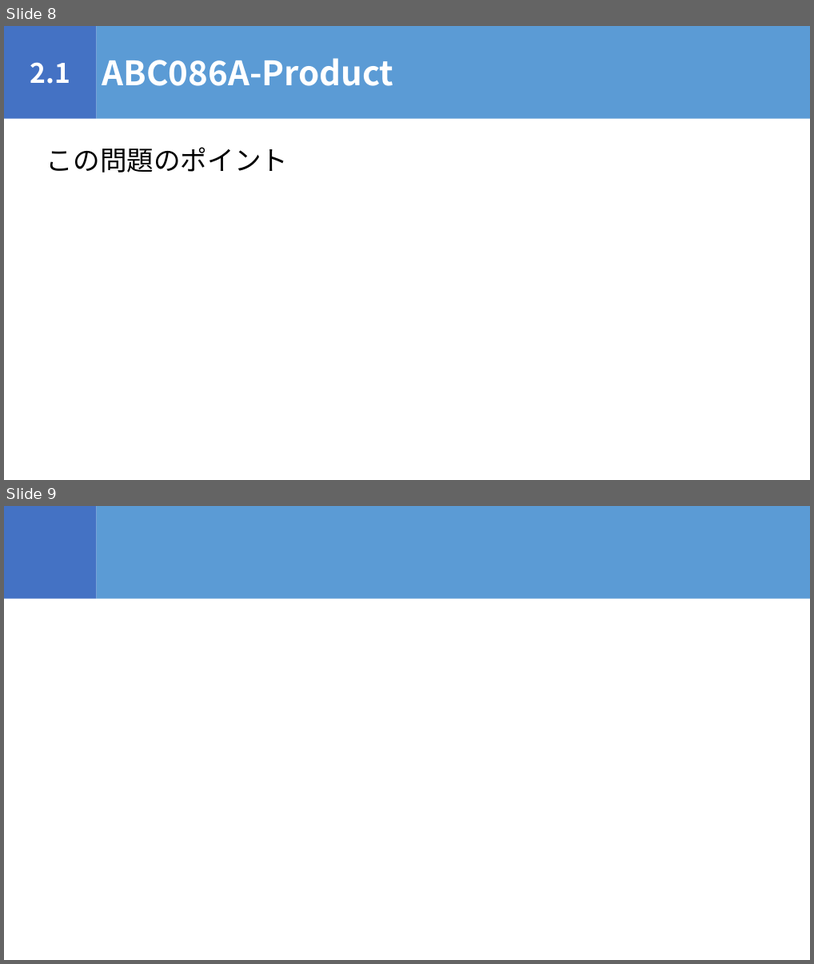
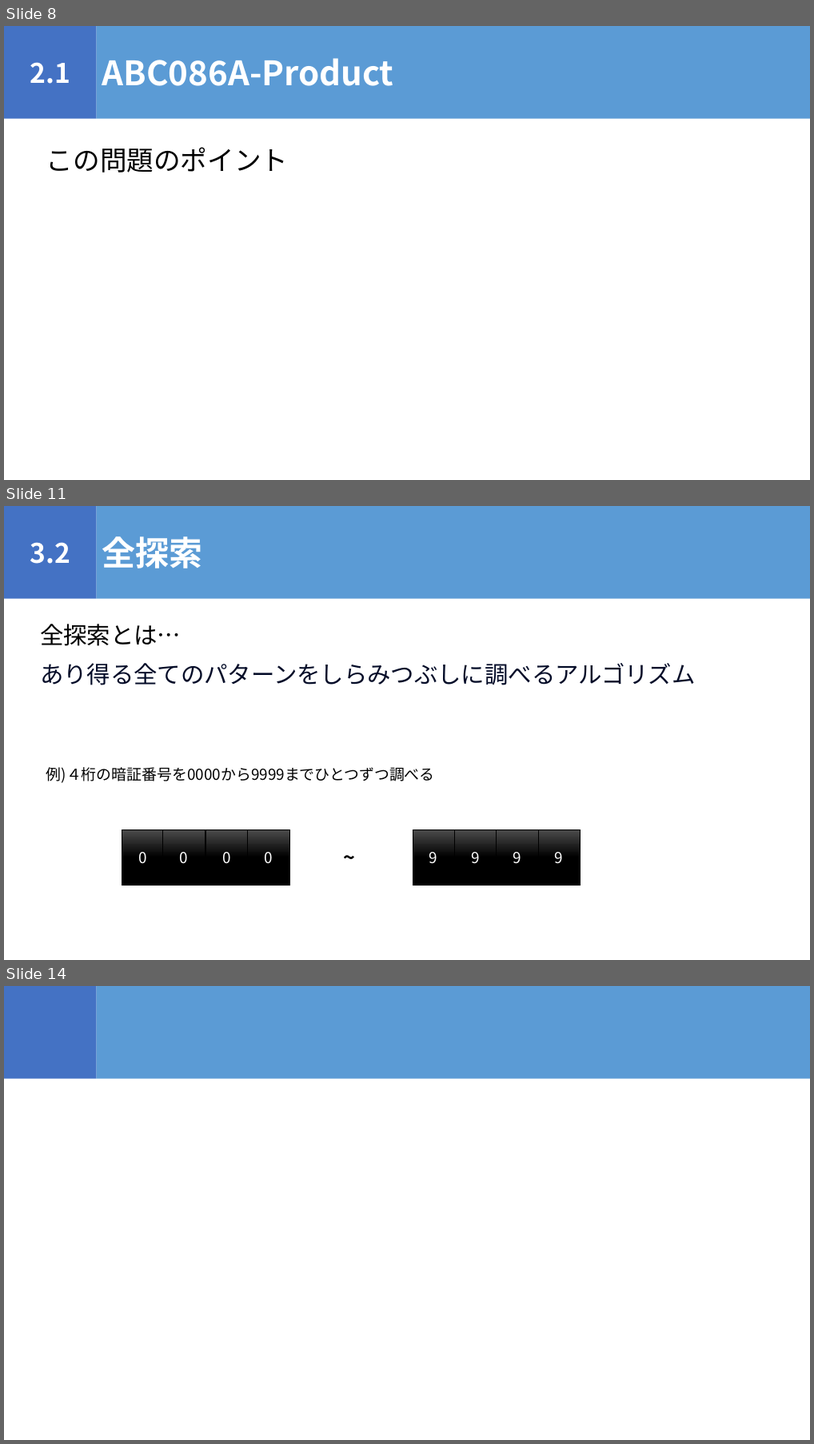
Before and after one commit to igeeeeee/triC_AtCoder_Beginners_Selection, a slide deck: ABS_勉強会.pptx. Shown one above the other, each under a label of ours: slides 8 and 9 before the commit, slides 8, 11 and 14 after it; the slides between them are not shown. The pictures are 814x964 and 814x1444 pixels, drawn with LibreOffice and Linux fonts; fonts in the diff are those of the drawing. Boxes give left, top, right and bottom in pixels: in the first picture for what was removed or moved away, otherwise in the second. Text is boxed around its words. In the diff, an @@ line names an element or a change of style, - is before the commit and + after.

```diff
--- a/ABS_勉強会.pptx
+++ b/ABS_勉強会.pptx
@@ slide 11 added at (x1=4, y1=506, x2=810, y2=960), background #FFFFFF @@
@@ rectangle added at (x1=4, y1=506, x2=97, y2=599), fill #4472C4, 32 pt, text #FFFFFF, bold @@
+3.2
@@ rectangle added at (x1=97, y1=506, x2=810, y2=599), fill #5B9BD5, 40 pt, text #FFFFFF, bold @@
+全探索
@@ text added at (x1=40, y1=624, x2=696, y2=685), 28 pt, text #040C28 @@
+全探索とは…
+あり得る全てのパターンをしらみつぶしに調べるアルゴリズム
@@ text added at (x1=46, y1=767, x2=435, y2=783), 18 pt, text #000000 @@
+例)４桁の暗証番号を0000から9999までひとつずつ調べる
@@ rectangle added at (x1=122, y1=830, x2=164, y2=884), fill gradient #4B4B4B to #000000, outline #000000 0.5 pt, 18 pt, text #FFFFFF @@
+0
@@ rectangle added at (x1=162, y1=830, x2=205, y2=884), fill gradient #4B4B4B to #000000, outline #000000 0.5 pt, 18 pt, text #FFFFFF @@
+0
@@ rectangle added at (x1=206, y1=830, x2=248, y2=884), fill gradient #4B4B4B to #000000, outline #000000 0.5 pt, 18 pt, text #FFFFFF @@
+0
@@ rectangle added at (x1=248, y1=830, x2=290, y2=884), fill gradient #4B4B4B to #000000, outline #000000 0.5 pt, 18 pt, text #FFFFFF @@
+0
@@ rectangle added at (x1=413, y1=830, x2=455, y2=884), fill gradient #4B4B4B to #000000, outline #000000 0.5 pt, 18 pt, text #FFFFFF @@
+9
@@ rectangle added at (x1=454, y1=830, x2=497, y2=884), fill gradient #4B4B4B to #000000, outline #000000 0.5 pt, 18 pt, text #FFFFFF @@
+9
@@ rectangle added at (x1=497, y1=830, x2=538, y2=884), fill gradient #4B4B4B to #000000, outline #000000 0.5 pt, 18 pt, text #FFFFFF @@
+9
@@ rectangle added at (x1=538, y1=830, x2=581, y2=884), fill gradient #4B4B4B to #000000, outline #000000 0.5 pt, 18 pt, text #FFFFFF @@
+9
@@ text added at (x1=338, y1=842, x2=364, y2=872), 24 pt, text #000000, bold @@
+~
@@ what was slide 9 is now slide 14 @@
```
Also in this commit, not shown: 4 other slides added, 3 other files.
